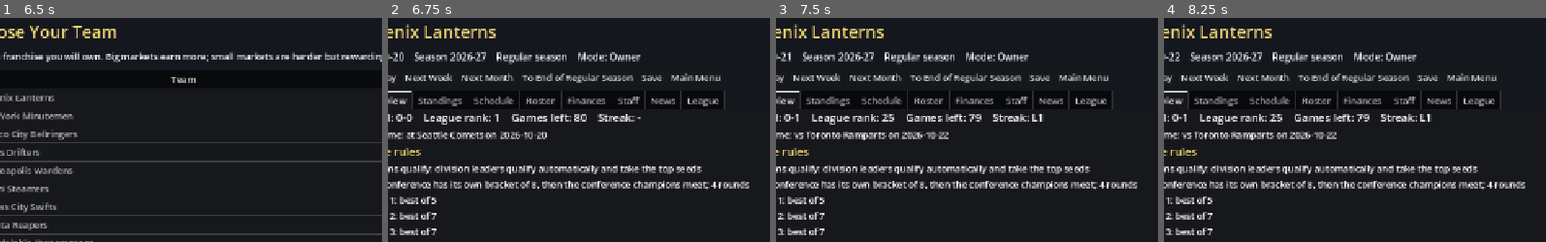
Above: before the commit, frames 1-4 (left to right).
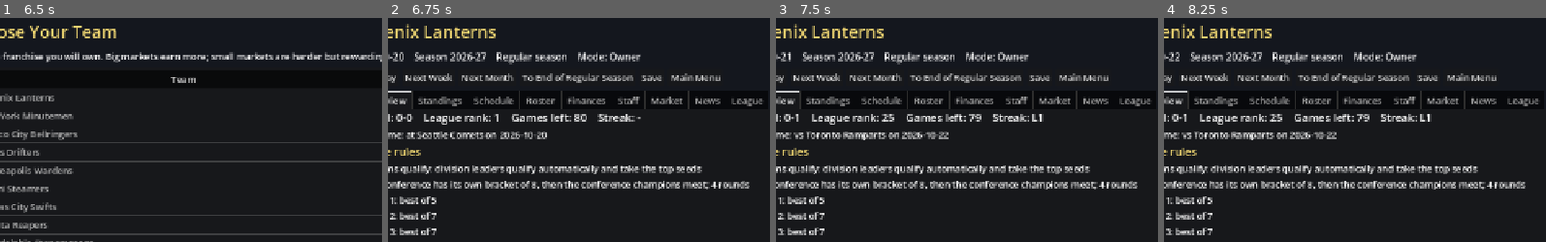
Above: after the commit, the same moments.

Repository: Novaeris/full-court-godot
Game: Godot game, scene res://scenes/main.tscn
Two runs of this game, one before a commit and one after it. Both use one fixed random seed, a clock stepped at 60 frames per second and the inputs below.
Inputs:
- Up to frame 1 (6.5 s): click "New Game" at 0.5 s; click "North America" at 1.25 s; click "30 teams" at 2 s; click "2 conferences x 3 divisions o…" at 2.75 s; click "Soft cap with hard limit (rec…" at 3.5 s; click "Mid 2010s (default)" at 4.25 s; click "Owner Mode" at 5 s; click "Create League" at 5.75 s
- Up to frame 2 (6.75 s): click "Start Game With Selected Team" at 6.5 s
- Up to frame 3 (7.5 s): click "Next Day" at 7.25 s
- Up to frame 4 (8.25 s): click "Next Day" at 8 s
The pictures show only the part of the screen within x 5-55%, y 0-50%; the shares and areas given below are measured in that part.

Frame 1 is identical in both runs. In frame 2, 0.5% of the frame differs, in the area x 69-98%, y 32-41%; in frame 3, 0.5%; in frame 4, 0.5%.

Commit message:
Add read-only Market tab: free agents and latest draft

Diff:
--- a/src/ui/app.gd
+++ b/src/ui/app.gd
@@ -13,7 +13,7 @@
 ]
 const CAP_CHOICES := [["Soft cap with hard limit (recommended)", "soft_cap_with_hard_limit"], ["Hard cap", "hard_cap"], ["No cap (luxury tax only)", "no_cap"]]
 const ERA_CHOICES := [["Mid 2010s (default)", "mid_2010s"], ["Early 2010s: slower, mid-range", "early_2010s"], ["Late 2010s: fast, three-point heavy", "late_2010s"]]
-const TAB_NAMES := ["Overview", "Standings", "Schedule", "Roster", "Finances", "Staff", "News", "League"]
+const TAB_NAMES := ["Overview", "Standings", "Schedule", "Roster", "Finances", "Staff", "Market", "News", "League"]
 
 var controller: FcGameController
 var saves := FcSaveManager.new()
@@ -361,11 +361,53 @@
 		"Roster": return _tab_roster()
 		"Finances": return _tab_finances()
 		"Staff": return _tab_staff()
+		"Market": return _tab_market()
 		"News": return _tab_news()
 	return _tab_league()
 
 
 # --- tabs ----------------------------------------------------------------------------------
+
+## Free agents (best first) and the most recent draft. Read-only for now.
+func _tab_market() -> Control:
+	var w := controller.state.world
+	var box := HBoxContainer.new()
+	var ratings := FcPlayerRatings.load_default()
+	var year := controller.state.current_season
+	var left := VBoxContainer.new()
+	left.size_flags_horizontal = Control.SIZE_EXPAND_FILL
+	left.add_child(FcUiTables.label("Best free agents", 18, true))
+	var agents: Array = []
+	for p in w.players.all():
+		if p.status == FcPlayer.Status.ACTIVE and w.team_of_player(p.id) == null:
+			agents.append([roundi(ratings.overall(p)), p])
+	agents.sort_custom(func(a, b): return a[0] > b[0] if a[0] != b[0] else a[1].id < b[1].id)
+	var rows: Array = []
+	for entry in agents.slice(0, 20):
+		var p: FcPlayer = entry[1]
+		rows.append([p.identity.full_name(), FcPosition.abbreviation(p.primary_position), p.age_on(FcDate.new(year, 7, 1)), entry[0], p.development.potential])
+	left.add_child(FcUiTables.table(["Player", "Pos", "Age", "Ovr", "Pot"], rows, [0, 50, 50, 50, 50]))
+	box.add_child(left)
+	var right := VBoxContainer.new()
+	right.size_flags_horizontal = Control.SIZE_EXPAND_FILL
+	right.add_child(FcUiTables.label("Latest draft (first round)", 18, true))
+	var latest: FcSeason = null
+	for s in w.seasons.all():
+		if s.league_id == controller.league_id and s.draft.size() > 0 and (latest == null or s.year > latest.year):
+			latest = s
+	var draft_rows: Array = []
+	if latest != null:
+		for pick in latest.draft:
+			if pick[0] != 1:
+				continue
+			var p: FcPlayer = w.players.get_by_id(pick[3])
+			if p != null:
+				draft_rows.append([pick[1], _team_name(pick[2]), p.identity.full_name(), FcPosition.abbreviation(p.primary_position), roundi(ratings.overall(p)), p.development.potential])
+		right.add_child(FcUiTables.label("After the %d season" % latest.year))
+	right.add_child(FcUiTables.table(["Pick", "Team", "Player", "Pos", "Ovr", "Pot"], draft_rows, [50, 0, 0, 50, 50, 50]))
+	box.add_child(right)
+	return box
+
 
 func _tab_overview() -> Control:
 	var box := VBoxContainer.new()
--- a/tests/unit/test_ui.gd
+++ b/tests/unit/test_ui.gd
@@ -202,3 +202,11 @@
 	var roster_tab := app.build_tab("Roster")
 	assert_true(roster_tab.get_child_count() == 2, "the roster has its table and the profile button")
 	roster_tab.free()
+
+
+func test_market_tab_lists_free_agents_and_draft() -> void:
+	_start_small_game()
+	app.controller.start_next_season()
+	var tab := app.build_tab("Market")
+	assert_true(tab is HBoxContainer and tab.get_child_count() == 2)
+	tab.free()
Not shown, changed: docs/PROGRESS_LOG.md
Not shown, changed: docs/TESTING.md
